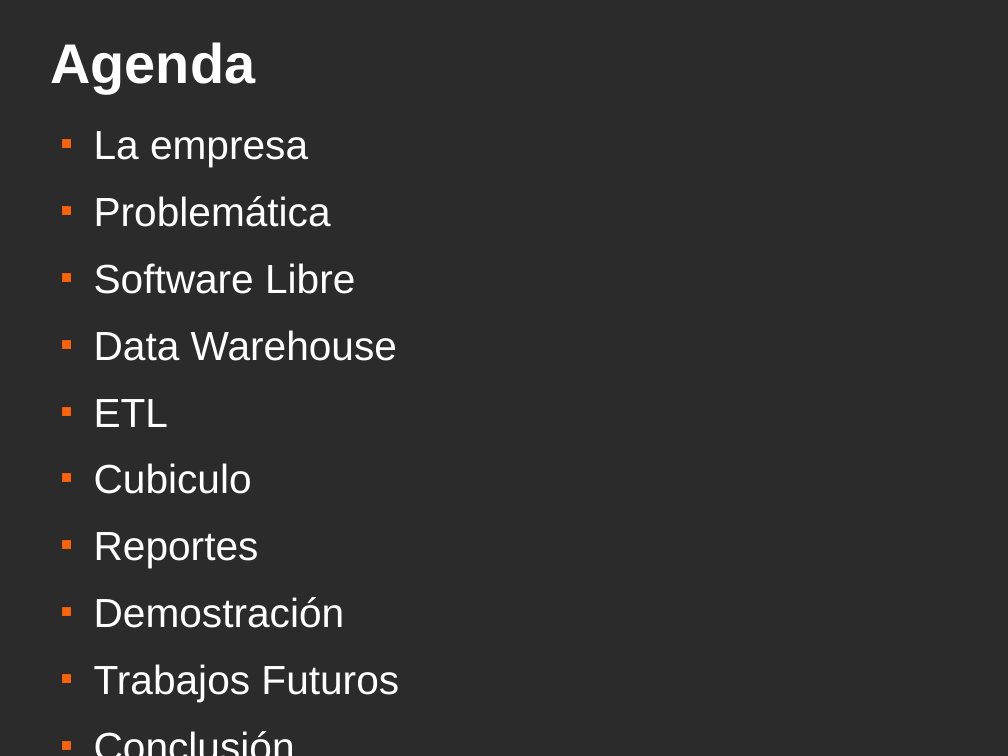
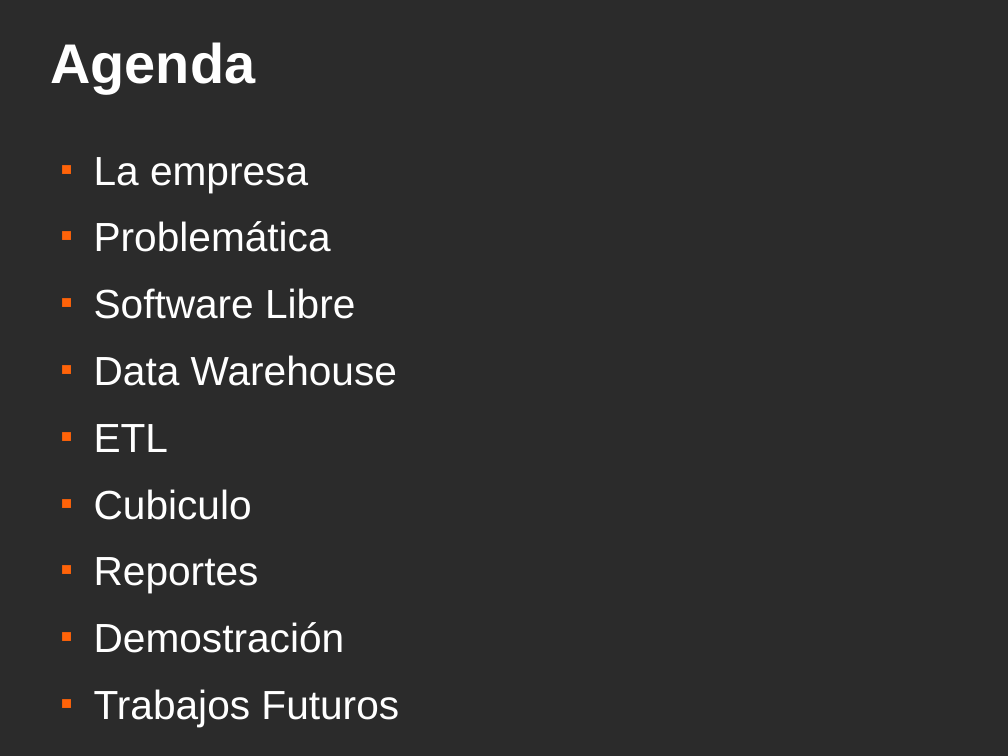
Before and after one commit to ervin45/proyectofinal, a slide deck: slide 2 of doc/material_para_la_catedra/presentacion_final/presentacion_final.odp. Drawn at 1008x756 pixels with LibreOffice and Linux fonts; fonts in the diff are those of the drawing; background and template pictures are left out; a plain dark background stands for a picture behind light text. Boxes give left, top, right and bottom in pixels: in the first picture for what was removed or moved away, otherwise in the second. Text is boxed around its words. In the diff, an @@ line names an element or a change of style, - is before the commit and + after.

```diff
--- a/doc/material_para_la_catedra/presentacion_final/presentacion_final.odp
+++ b/doc/material_para_la_catedra/presentacion_final/presentacion_final.odp
@@ text at <box>94,157,399,727</box>: paragraph removed @@
-■ Conclusión
@@ text "La empresa": place and size @@
-text "La empresa" at <box>94,131,399,701</box>
+text "La empresa" at <box>94,157,399,727</box>
```
Also in this commit, not shown: 7 other slides changed, 1 slide removed.
